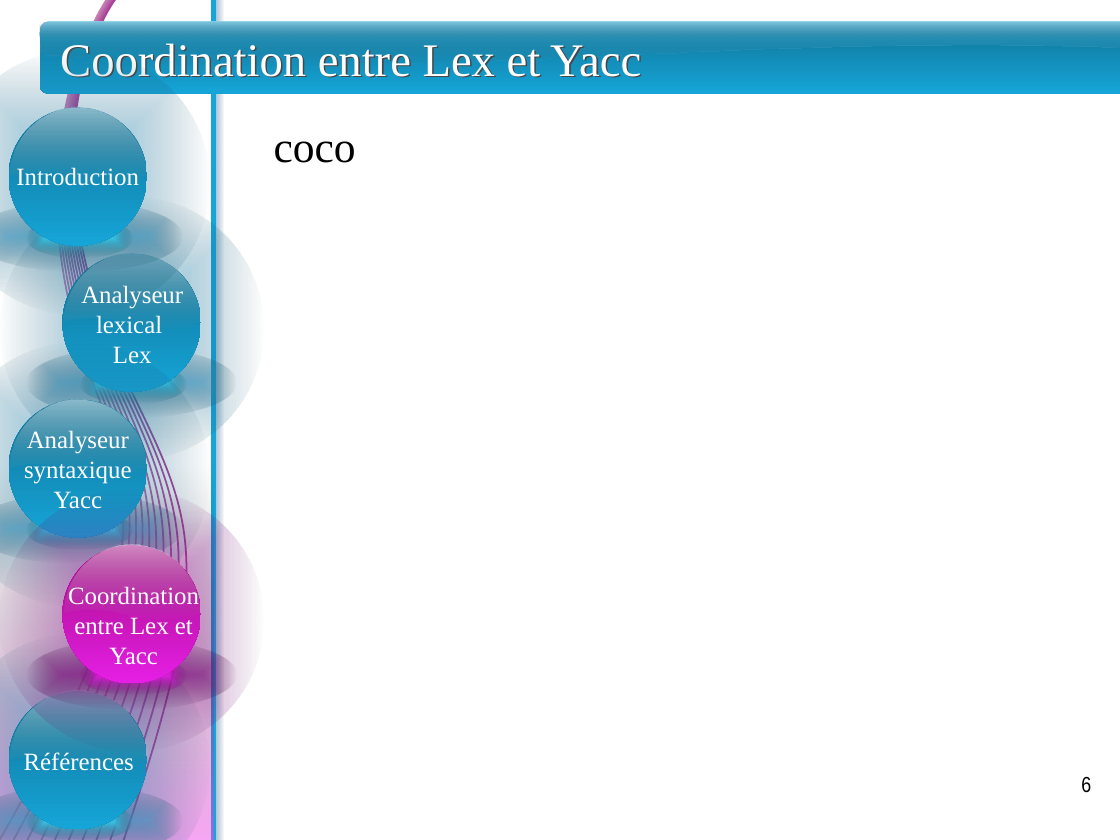
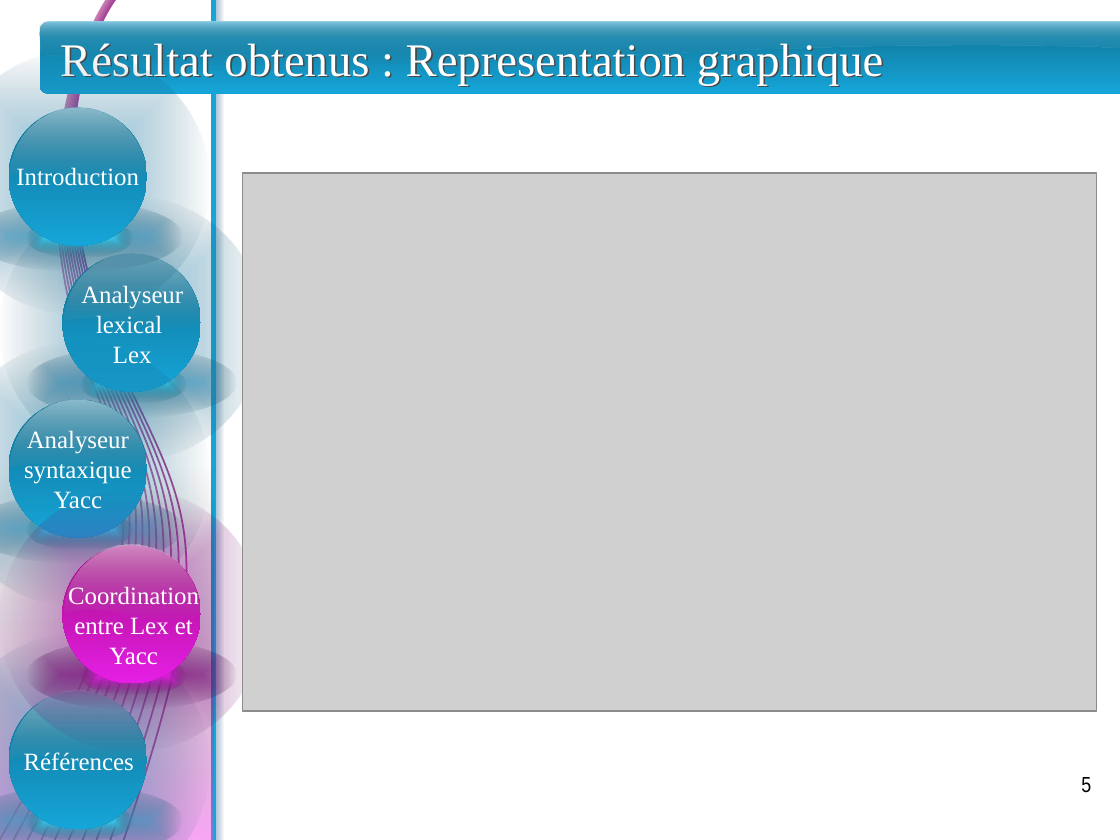
Before and after one commit to sarrabenbrahim/team-war, a slide deck: slide 5 of PFE/Presentation/presentation - Abdelali.pptx (slide 6 before the commit). Drawn at 1120x840 pixels with LibreOffice and Linux fonts; fonts in the diff are those of the drawing; grey boxes stand for pictures. Boxes give left, top, right and bottom in pixels: in the first picture for what was removed or moved away, otherwise in the second. Text is boxed around its words. In the diff, an @@ line names an element or a change of style, - is before the commit and + after.

```diff
--- a/PFE/Presentation/presentation - Abdelali.pptx
+++ b/PFE/Presentation/presentation - Abdelali.pptx
@@ title at [60,43,883,86]: text changed @@
-Coordination entre Lex et Yacc
+Résultat obtenus : Representation graphique
@@ text removed at [274,141,356,163] @@
-coco
@@ picture added at [243,174,1098,711] @@
@@ page number at [1081,777,1091,793]: text changed @@
-6
+5
```
Also in this commit, not shown: 4 other slides changed, 1 slide added, 2 slides removed.
